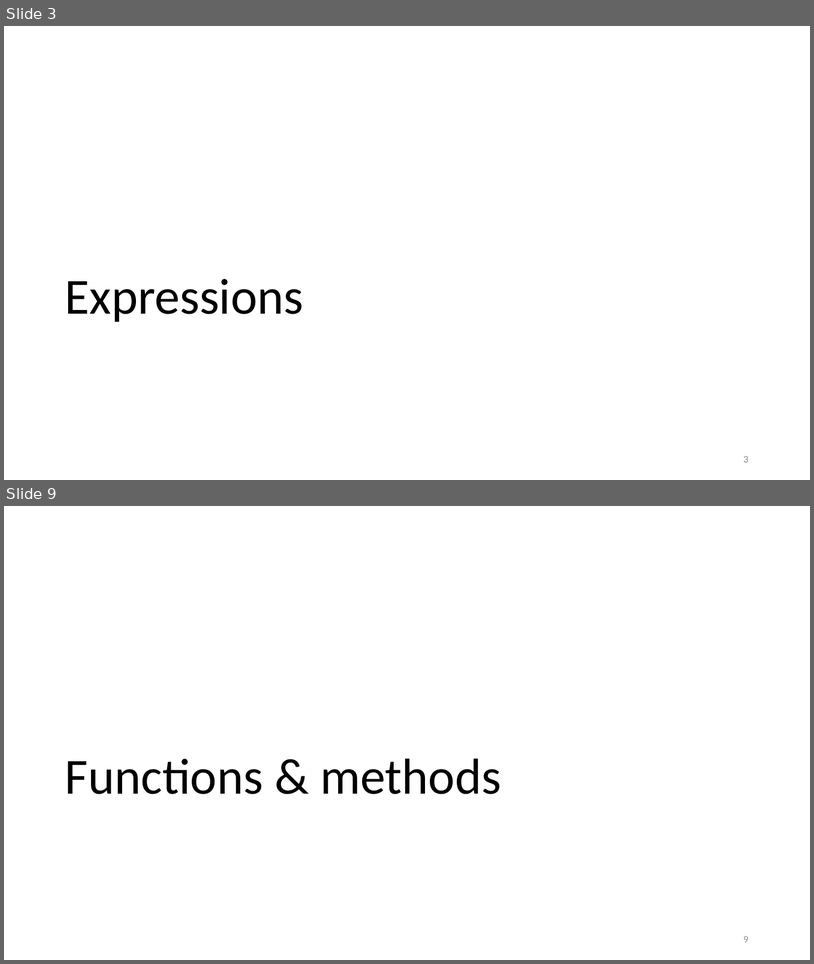
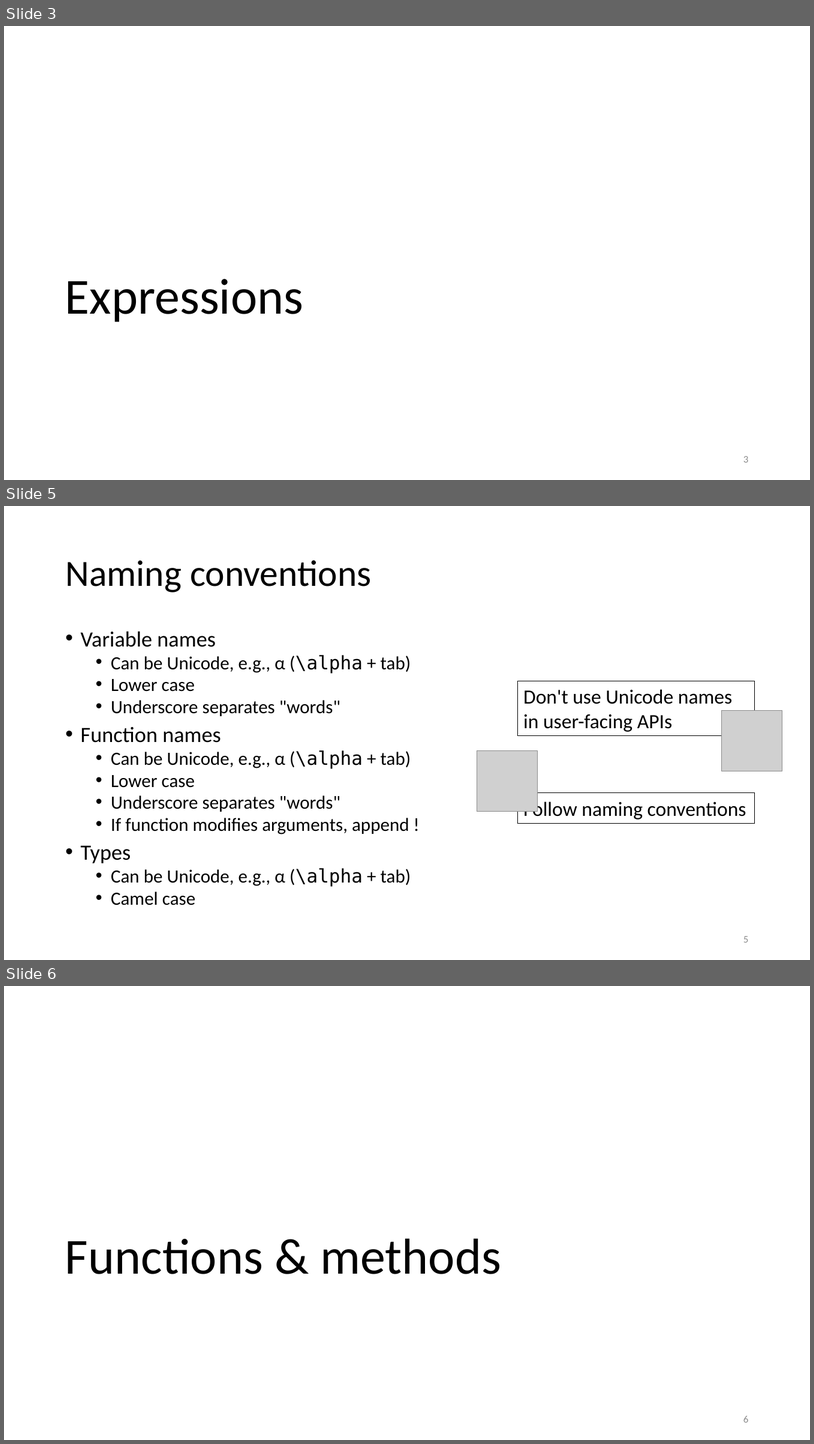
Before and after one commit to gjbex/Julia_good_bad_ugly, a slide deck: Julia,_good_back_ugly.pptx. Shown one above the other, each under a label of ours: slides 3 and 9 before the commit, slides 3, 5 and 6 after it; the slides between them are not shown. The pictures are 814x964 and 814x1444 pixels, drawn with LibreOffice and Linux fonts; fonts in the diff are those of the drawing; grey boxes stand for pictures. Boxes give left, top, right and bottom in pixels: in the first picture for what was removed or moved away, otherwise in the second. Text is boxed around its words. In the diff, an @@ line names an element or a change of style, - is before the commit and + after.

```diff
--- a/Julia,_good_back_ugly.pptx
+++ b/Julia,_good_back_ugly.pptx
@@ slide 5 added at (4,506,810,960), background #FFFFFF @@
@@ title added at (65,560,371,592), 44 pt, text #000000 @@
+Naming conventions
@@ text added at (81,631,411,905), 22.2 pt, text #000000 @@
+• Variable names
+  • Can be Unicode, e.g., α (\alpha + tab)
+  • Lower case
+  • Underscore separates "words"
+• Function names
+  • Can be Unicode, e.g., α (\alpha + tab)
+  • Lower case
+  • Underscore separates "words"
+  • If function modifies arguments, append !
+• Types
+  • Can be Unicode, e.g., α (\alpha + tab)
+  • Camel case
@@ rectangle added at (518,681,755,736), outline #000000 0.75 pt, 24 pt, text #000000 @@
+Don't use Unicode names
+in user-facing APIs
@@ picture added at (722,711,783,771) @@
@@ picture added at (477,750,537,811) @@
@@ rectangle added at (518,793,755,823), outline #000000 0.75 pt, 24 pt, text #000000 @@
+Follow naming conventions
@@ page number added at (744,936,749,942), 12 pt, text #8C8C8C @@
+5
@@ what was slide 9 is now slide 6 @@
@@ page number at (744,1416,749,1422): text changed @@
-9
+6
```
Also in this commit, not shown: 3 slides changed, 13 other slides added, 1 slide removed.
